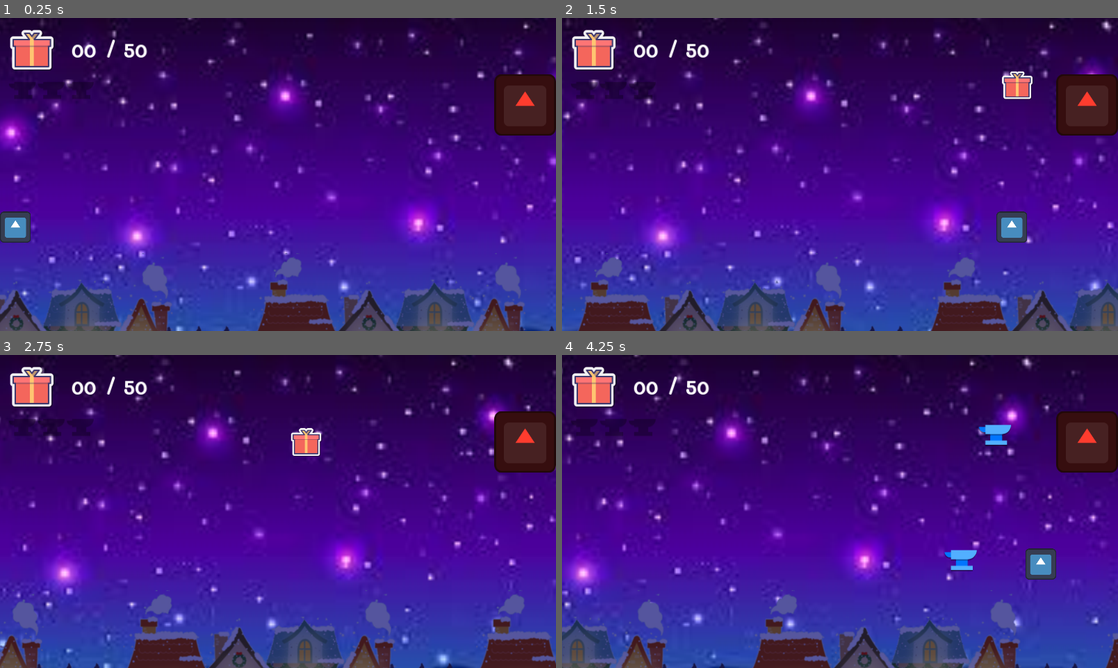
Above: before the commit, frames 1-4 (two rows, left to right).
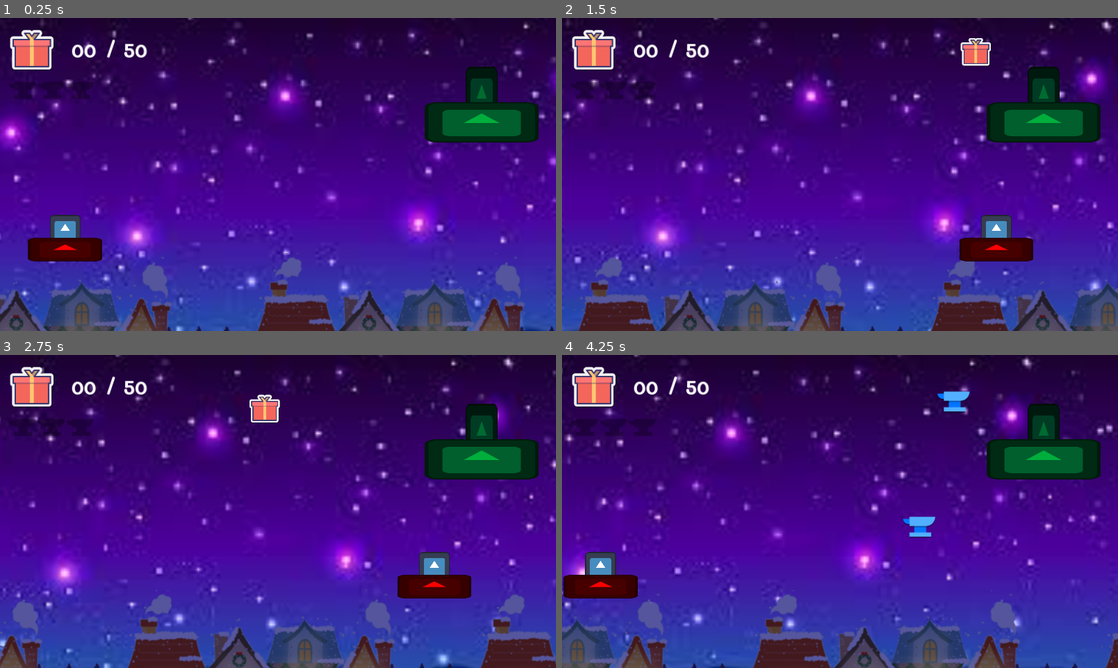
Above: after the commit, the same moments.

Repository: DfindWox/TGD-Jame-Gam-Christmas-Edition
Game: Godot game, scene res://scenes/levels/test.tscn
Two runs of this game, one before a commit and one after it. Both use one fixed random seed, a clock stepped at 60 frames per second and the inputs below. The engine's default icon, where the game draws it, is replaced by a stand-in: a white triangle on a blue panel in a dark square.
Inputs:
- Up to frame 1 (0.25 s): no input
- Up to frame 2 (1.5 s): hold Right (move_right) 0.53-1.28 s; hold Shift (fever) 0.53-1.28 s; hold Down (move_down) from 1.28 s (still down); tap Shift (fever) at 1.35 s
- Up to frame 3 (2.75 s): release Down (move_down) at 2.03 s; hold Right (move_right) from 2.03 s (still down); hold Shift (fever) from 2.03 s (still down)
- Up to frame 4 (4.25 s): release Right (move_right) at 2.78 s; release Shift (fever) at 2.78 s; hold Up (move_up) 2.78-3.53 s; tap Shift (fever) at 2.85 s; hold Left (move_left) from 3.53 s (still down); hold Shift (fever) from 3.53 s (still down)

The runs differ from the first frame. In frame 1, 6.5% of the frame differs, in the area x 0-100%, y 15-78%; in frame 2, 6.9%; in frame 3, 6.8%; in frame 4, 7.5%, in the area x 0-100%, y 11-78%.

Commit message:
cenas proprias jogador e inimigo

Diff:
--- /dev/null
+++ b/scenes/characters/player.tscn
@@ -0,0 +1,25 @@
+[gd_scene load_steps=4 format=3 uid="uid://w43wv2ukh5r2"]
+
+[ext_resource type="Script" path="res://src/Player.gd" id="1_ptvvu"]
+[ext_resource type="Texture2D" uid="uid://j26bwiywbdqa" path="res://icon.svg" id="2_t064j"]
+
+[sub_resource type="RectangleShape2D" id="RectangleShape2D_su6xv"]
+size = Vector2(158, 106)
+
+[node name="Player" type="CharacterBody2D"]
+script = ExtResource("1_ptvvu")
+
+[node name="SpriteSantaClaus" type="Sprite2D" parent="."]
+scale = Vector2(0.5, 0.5)
+texture = ExtResource("2_t064j")
+
+[node name="SpriteSled" type="Sprite2D" parent="."]
+self_modulate = Color(1, 0, 0, 1)
+position = Vector2(0, 39.5)
+scale = Vector2(1.20313, 0.382813)
+texture = ExtResource("2_t064j")
+
+[node name="CollisionShape2D" type="CollisionShape2D" parent="."]
+visible = false
+position = Vector2(0, 15)
+shape = SubResource("RectangleShape2D_su6xv")
--- /dev/null
+++ b/scenes/characters/villain.tscn
@@ -0,0 +1,33 @@
+[gd_scene load_steps=4 format=3 uid="uid://bhvdavpxna35c"]
+
+[ext_resource type="Script" path="res://src/Villain.gd" id="1_fcj33"]
+[ext_resource type="Texture2D" uid="uid://j26bwiywbdqa" path="res://icon.svg" id="2_k6gy8"]
+
+[sub_resource type="CircleShape2D" id="CircleShape2D_7wnl7"]
+
+[node name="Villain" type="CharacterBody2D"]
+collision_layer = 0
+collision_mask = 0
+script = ExtResource("1_fcj33")
+
+[node name="SpriteVillain" type="Sprite2D" parent="."]
+modulate = Color(0, 0.419608, 0.188235, 1)
+scale = Vector2(0.515625, 1)
+texture = ExtResource("2_k6gy8")
+
+[node name="SpriteSled" type="Sprite2D" parent="."]
+modulate = Color(0, 0.682353, 0.235294, 1)
+position = Vector2(0, 51)
+scale = Vector2(1.84375, 0.65625)
+texture = ExtResource("2_k6gy8")
+
+[node name="CollisionShape2D" type="CollisionShape2D" parent="."]
+shape = SubResource("CircleShape2D_7wnl7")
+
+[node name="Timer" type="Timer" parent="."]
+autostart = true
+
+[node name="Marker2D" type="Marker2D" parent="."]
+position = Vector2(-60, 10)
+
+[connection signal="timeout" from="Timer" to="." method="_on_timer_timeout"]
--- a/scenes/levels/test.tscn
+++ b/scenes/levels/test.tscn
@@ -1,49 +1,18 @@
-[gd_scene load_steps=7 format=3 uid="uid://bipw2hsxwlnce"]
+[gd_scene load_steps=5 format=3 uid="uid://bipw2hsxwlnce"]
 
-[ext_resource type="Texture2D" uid="uid://j26bwiywbdqa" path="res://icon.svg" id="1_fu0xl"]
-[ext_resource type="Script" path="res://src/CharacterBody2D.gd" id="1_swlod"]
+[ext_resource type="PackedScene" uid="uid://w43wv2ukh5r2" path="res://scenes/characters/player.tscn" id="2_ibqkt"]
 [ext_resource type="PackedScene" uid="uid://dt1tf8k3v7p1b" path="res://scenes/levels/parallaxes/NightParallaxBackground.tscn" id="3_ygeoi"]
+[ext_resource type="PackedScene" uid="uid://bhvdavpxna35c" path="res://scenes/characters/villain.tscn" id="4_nqbx2"]
 [ext_resource type="PackedScene" uid="uid://byxx6xjtmttns" path="res://scenes/levels/hud/Hud.tscn" id="4_xsqiq"]
-[ext_resource type="Script" path="res://src/Villain.gd" id="5_ipawc"]
-
-[sub_resource type="RectangleShape2D" id="RectangleShape2D_su6xv"]
-size = Vector2(64, 64)
 
 [node name="World" type="Node2D"]
 
 [node name="NightParallaxBackground" parent="." instance=ExtResource("3_ygeoi")]
 
-[node name="Player" type="CharacterBody2D" parent="."]
-position = Vector2(0, 401)
-script = ExtResource("1_swlod")
+[node name="Player" parent="." instance=ExtResource("2_ibqkt")]
+position = Vector2(135, 440)
 
-[node name="Sprite2D" type="Sprite2D" parent="Player"]
-position = Vector2(32, 32)
-scale = Vector2(0.5, 0.5)
-texture = ExtResource("1_fu0xl")
-
-[node name="CollisionShape2D" type="CollisionShape2D" parent="Player"]
-position = Vector2(32, 32)
-shape = SubResource("RectangleShape2D_su6xv")
-
-[node name="Villain" type="CharacterBody2D" parent="."]
-position = Vector2(1088, 180)
-collision_layer = 0
-collision_mask = 0
-script = ExtResource("5_ipawc")
-
-[node name="Sprite2D" type="Sprite2D" parent="Villain"]
-modulate = Color(1, 0.235294, 0.180392, 1)
-texture = ExtResource("1_fu0xl")
-
-[node name="CollisionShape2D" type="CollisionShape2D" parent="Villain"]
-
-[node name="Timer" type="Timer" parent="Villain"]
-autostart = true
-
-[node name="Marker2D" type="Marker2D" parent="Villain"]
-position = Vector2(-64, 64)
+[node name="Villain" parent="." instance=ExtResource("4_nqbx2")]
+position = Vector2(998, 165)
 
 [node name="Hud" parent="." instance=ExtResource("4_xsqiq")]
-
-[connection signal="timeout" from="Villain/Timer" to="Villain" method="_on_timer_timeout"]
--- a/src/CharacterBody2D.gd
+++ b/src/Player.gd
@@ -20,3 +20,9 @@
 	else:
 		velocity = input_vector * SPEED
 	move_and_slide()
+
+	# limitar movimento
+	if global_position.x < 80:
+		global_position.x = 80
+	if global_position.x > 900:
+		global_position.x = 900
